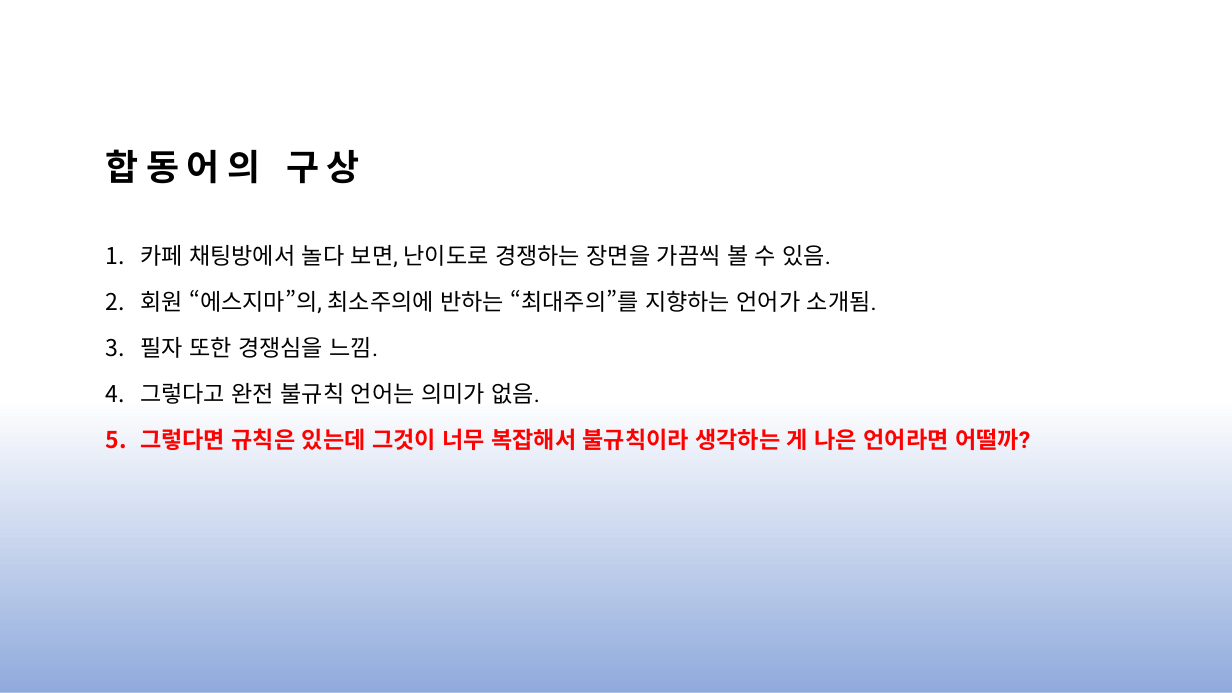
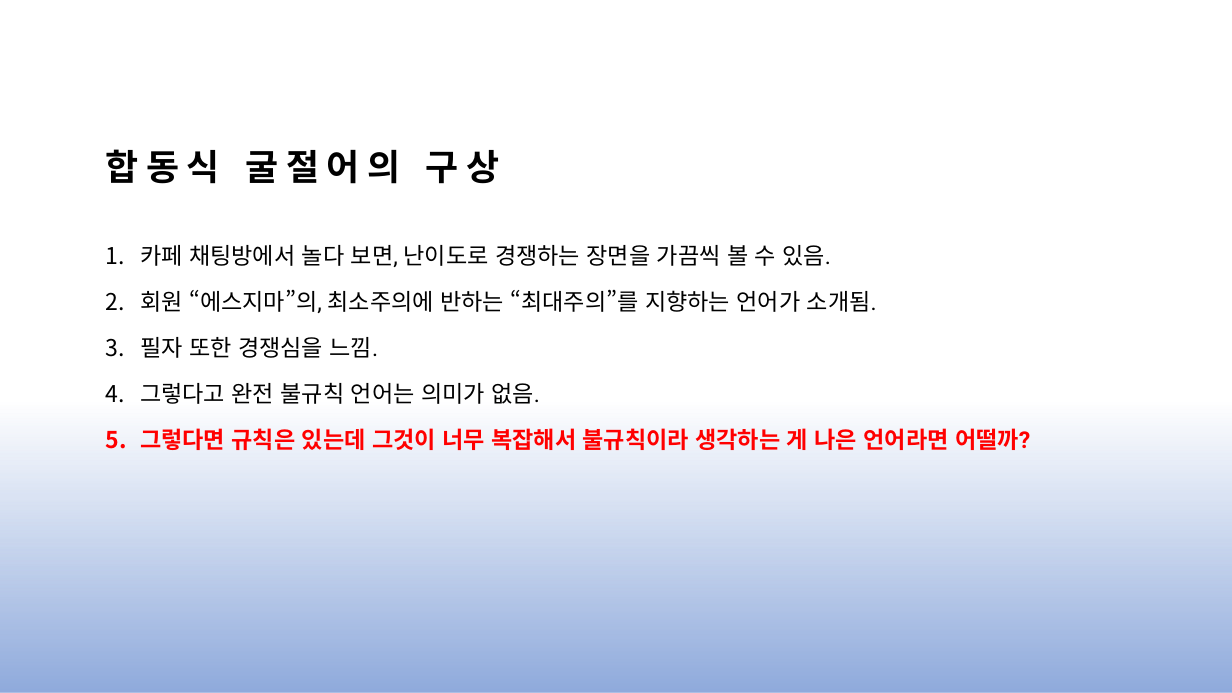
Before and after one commit to js4484821266/congrlang, a slide deck: slide 6 of congrlang.pptx (slide 5 before the commit). Drawn at 1232x693 pixels with LibreOffice and Linux fonts; fonts in the diff are those of the drawing. Boxes give left, top, right and bottom in pixels: in the first picture for what was removed or moved away, otherwise in the second. Text is boxed around its words. In the diff, an @@ line names an element or a change of style, - is before the commit and + after.

```diff
--- a/congrlang.pptx
+++ b/congrlang.pptx
@@ title at bbox=[105, 149, 500, 184]: text changed @@
-합동어의 구상
+합동식 굴절어의 구상
```
Also in this commit, not shown: 5 other slides changed, 6 slides added.
